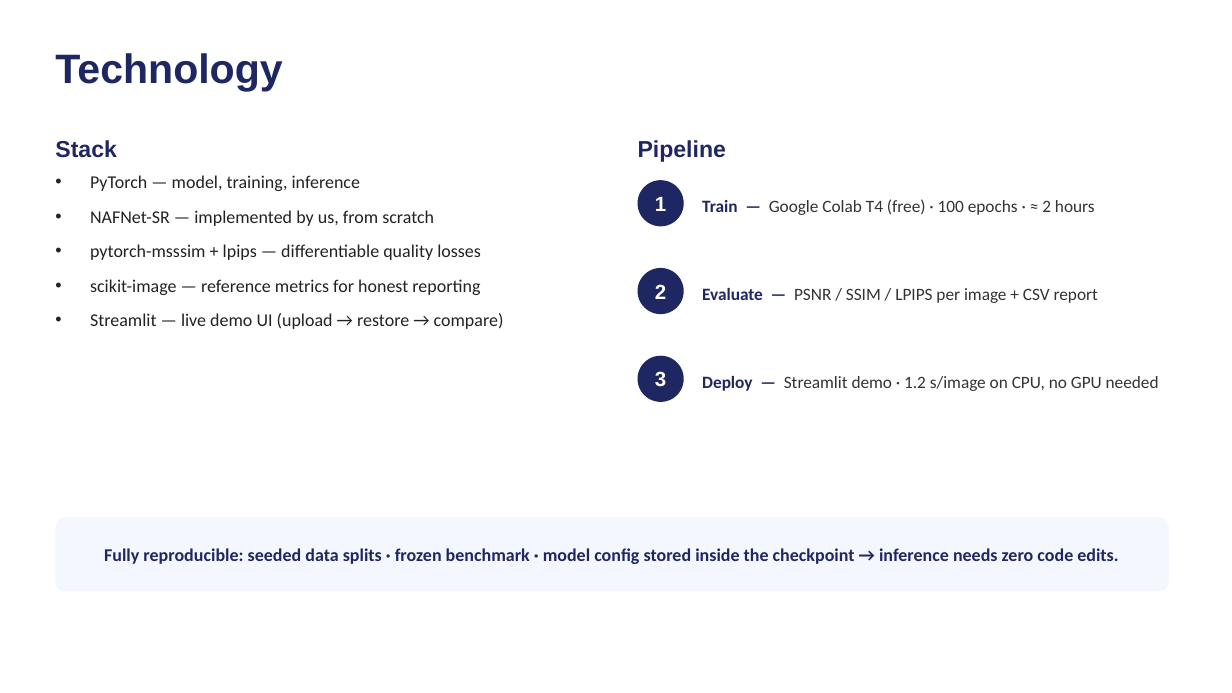
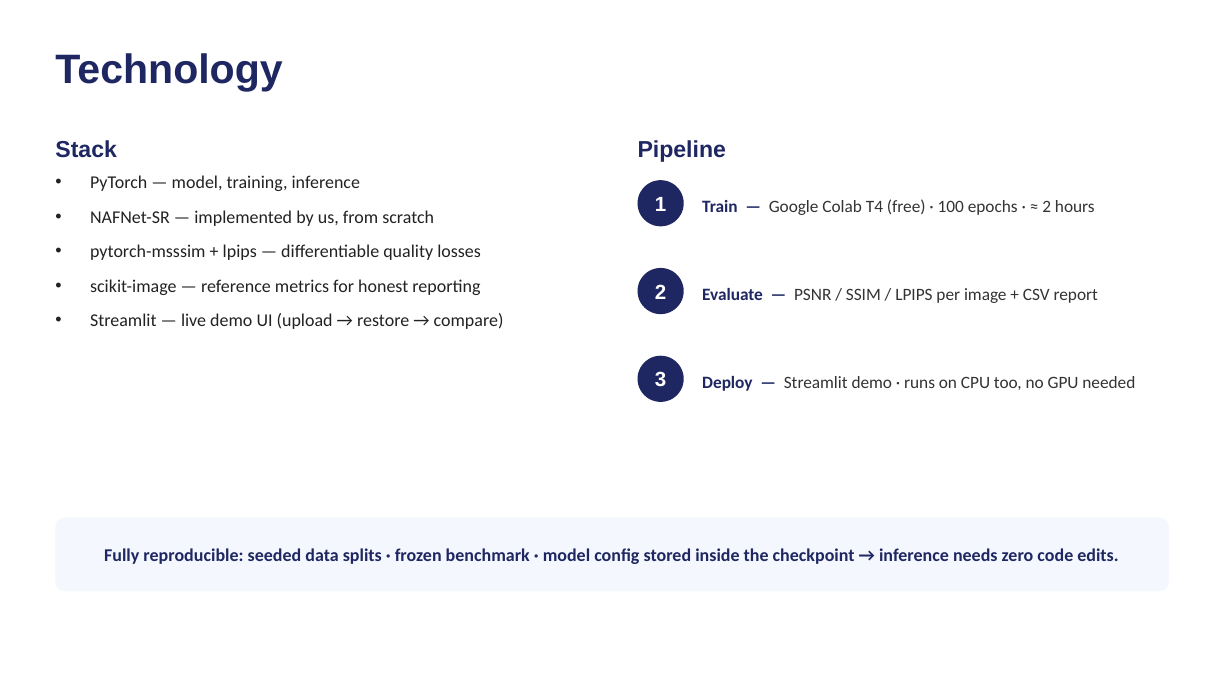
Before and after one commit to prakharbajaj1551/semicon-image-restoration, a slide deck: slide 9 of BYTE_BRIGADE_SEMICON2026.pptx. Drawn at 1232x693 pixels with LibreOffice and Linux fonts; fonts in the diff are those of the drawing. Boxes give left, top, right and bottom in pixels: in the first picture for what was removed or moved away, otherwise in the second. Text is boxed around its words. In the diff, an @@ line names an element or a change of style, - is before the commit and + after.

```diff
--- a/BYTE_BRIGADE_SEMICON2026.pptx
+++ b/BYTE_BRIGADE_SEMICON2026.pptx
@@ text at <box>702,376,1135,391</box>: text changed @@
-Deploy — Streamlit demo · 1.2 s/image on CPU, no GPU needed
+Deploy — Streamlit demo · runs on CPU too, no GPU needed
```
Also in this commit, not shown: 2 other slides changed, 3 other files.
